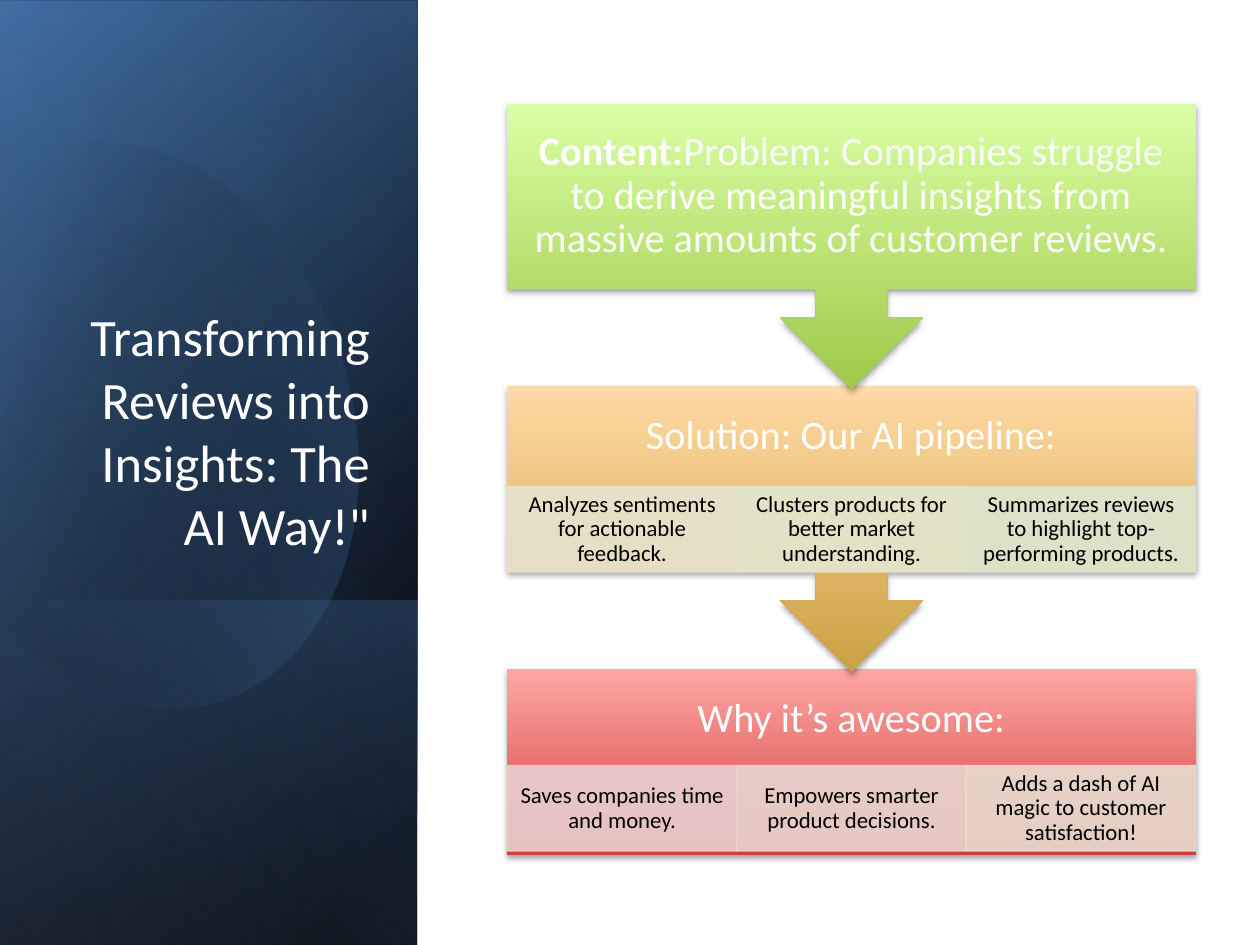
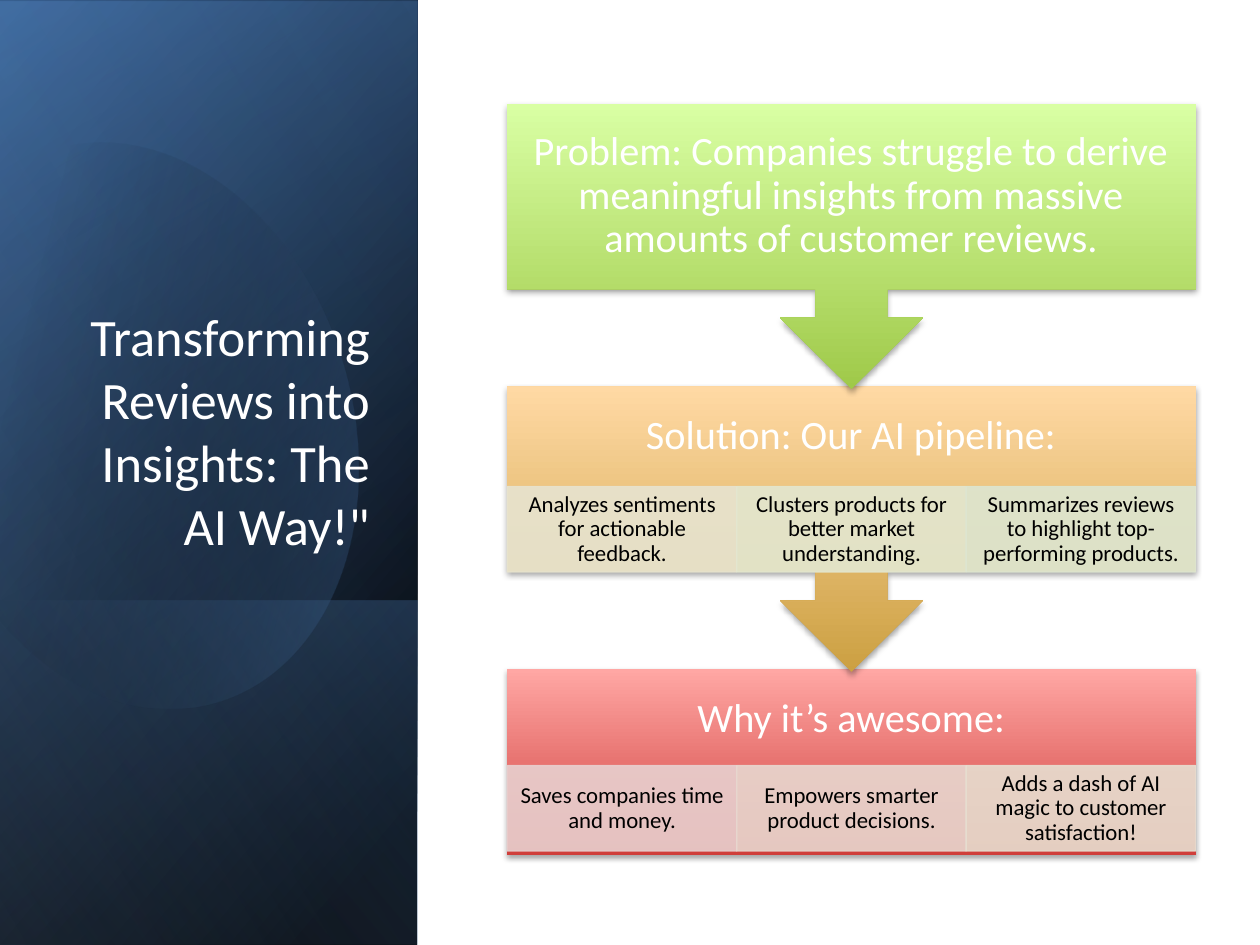
Before and after one commit to mehakhafeez/NLPprojectweek6, a slide deck: slide 2 of NLPProject3.pptx. Drawn at 1260x945 pixels with LibreOffice and Linux fonts; fonts in the diff are those of the drawing. Boxes give left, top, right and bottom in pixels: in the first picture for what was removed or moved away, otherwise in the second. Text is boxed around its words. In the diff, an @@ line names an element or a change of style, - is before the commit and + after.

Commit message:
presentation

```diff
--- a/NLPProject3.pptx
+++ b/NLPProject3.pptx
@@ text at [534, 137, 1168, 252]: text changed @@
-Content:Problem: Companies struggle to derive meaningful insights from massive amounts of customer reviews.
+Problem: Companies struggle to derive meaningful insights from massive amounts of customer reviews.
```
Also in this commit, not shown: 1 other slide changed.
